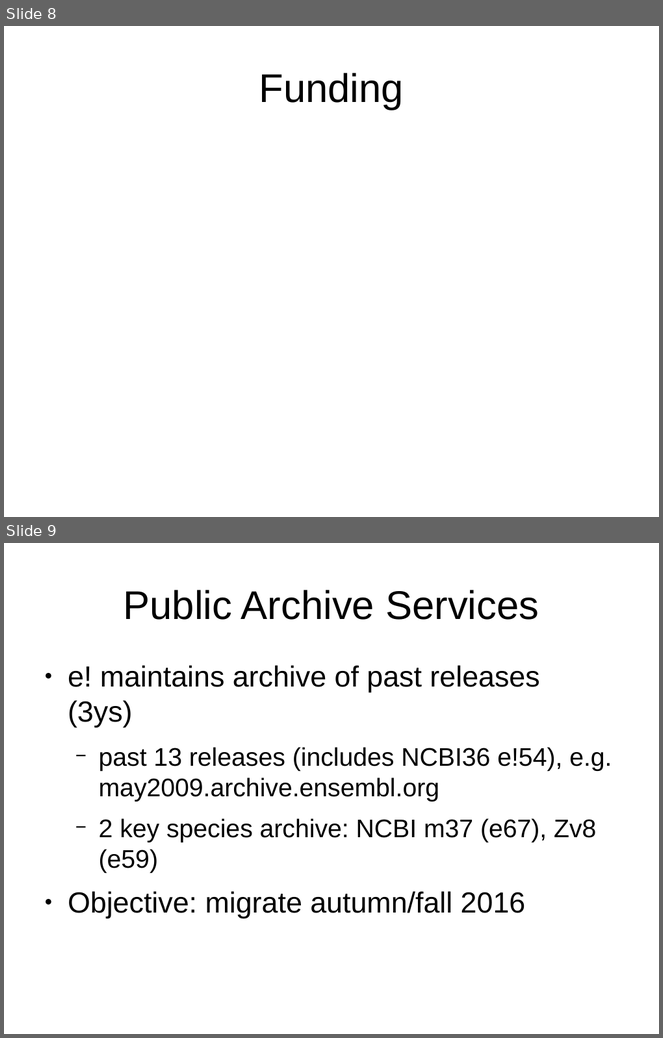
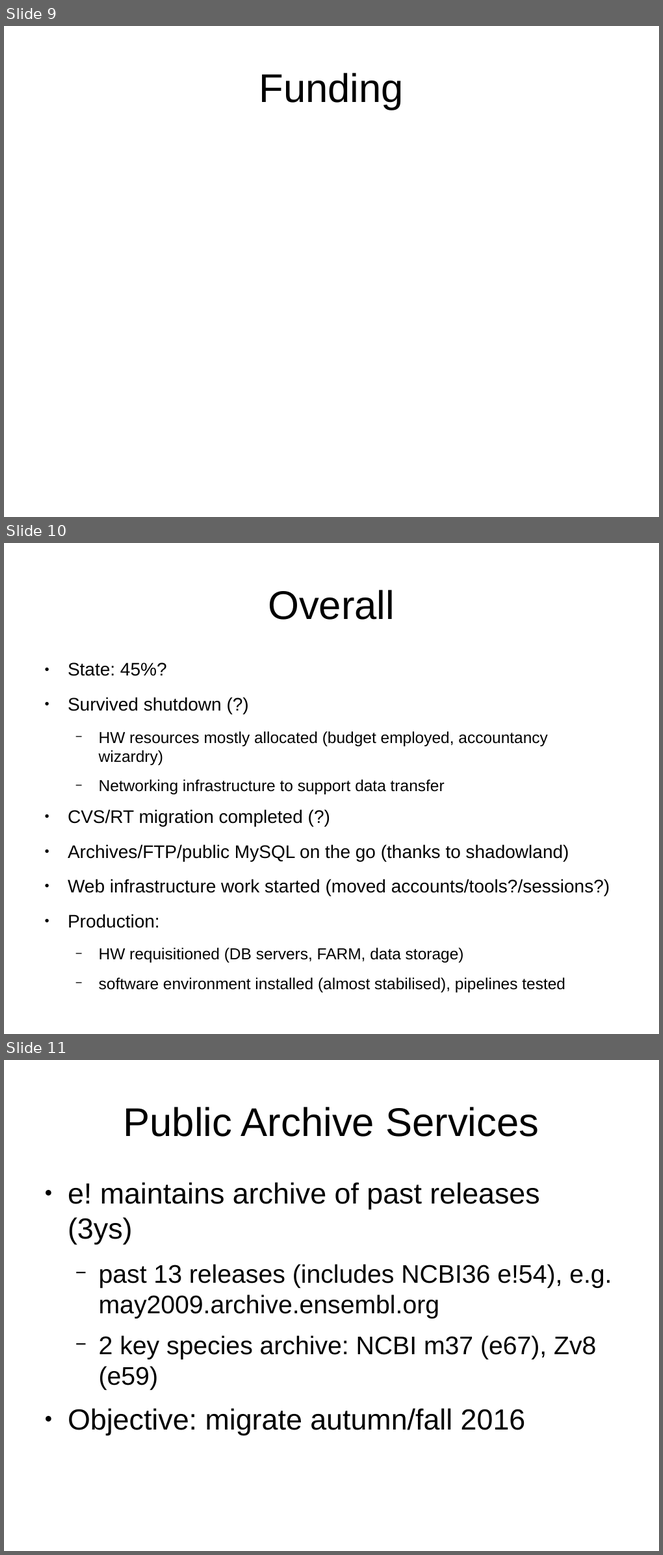
Before and after one commit to avullo/ensembl-migration-pm, a slide deck: data-review-10-16/talk.odp. Shown one above the other, each under a label of ours: slides 8 and 9 before the commit, slides 9, 10 and 11 after it. The pictures are 663x1038 and 663x1555 pixels, drawn with LibreOffice and Linux fonts; fonts in the diff are those of the drawing; background and template pictures are left out. Boxes give left, top, right and bottom in pixels: in the first picture for what was removed or moved away, otherwise in the second. Text is boxed around its words. In the diff, an @@ line names an element or a change of style, - is before the commit and + after.

Commit message:
Added objectives and overall state slides.

```diff
--- a/data-review-10-16/talk.odp
+++ b/data-review-10-16/talk.odp
@@ slide 10 added at (4,543,659,1034), background #FFFFFF @@
@@ title added at (268,590,395,620), 44 pt, text #000000 @@
+Overall
@@ text added at (68,663,610,993), 17.5 pt, text #000000 @@
+● State: 45%?
+● Survived shutdown (?)
+  − HW resources mostly allocated (budget employed, accountancy wizardry)
+  − Networking infrastructure to support data transfer
+● CVS/RT migration completed (?)
+● Archives/FTP/public MySQL on the go (thanks to shadowland)
+● Web infrastructure work started (moved accounts/tools?/sessions?)
+● Production:
+  − HW requisitioned (DB servers, FARM, data storage)
+  − software environment installed (almost stabilised), pipelines tested
@@ what was slide 8 is now slide 9 @@
@@ what was slide 9 is now slide 11 @@
```
Also in this commit, not shown: 3 slides changed, 1 other slide added.
